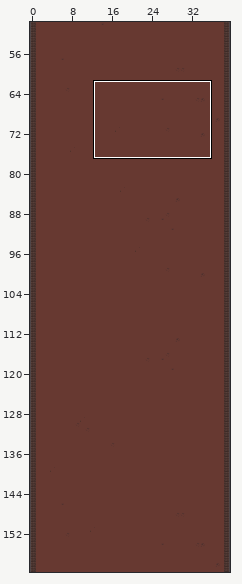
Tiled map -- assets/maps/level2.tmx. Above: a wide view before the commit, with the close-up outlined.
Close-up. Before:
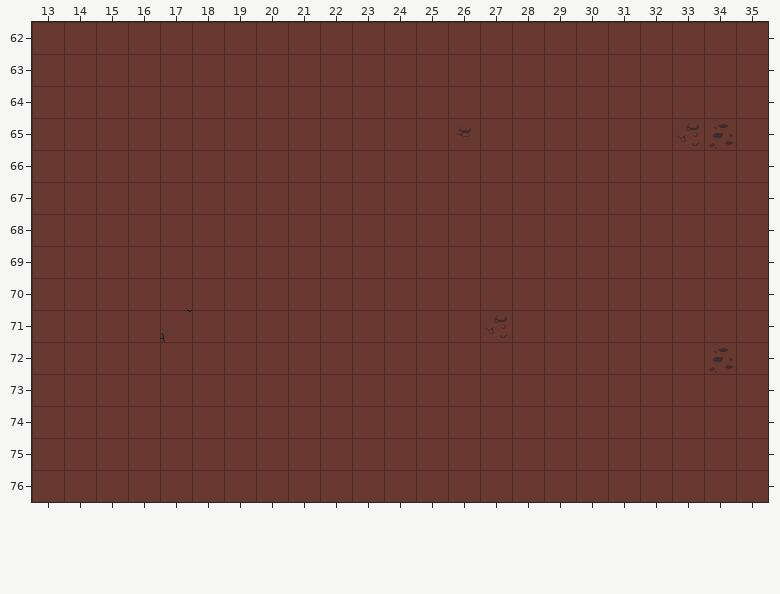
Cells are 32x32 px. Shown: x 13..35, y 62..76. The commit also changed other parts of the map, which this record leaves out.
Once edited:
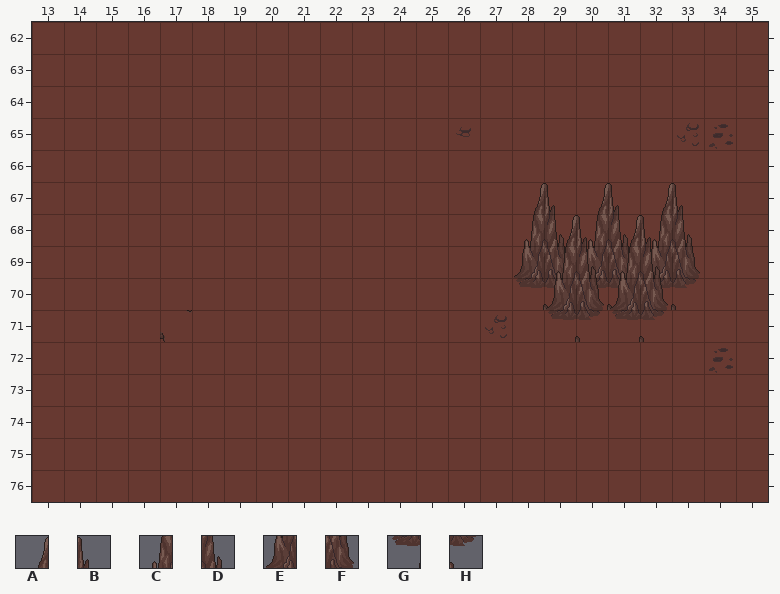
Key: from "assets-all": A 57, B 58, C 71, D 72, E 85, F 86, G 99, H 100.
_ is an empty cell, . an unchanged one.
The edit:
--- layer "Ground"
@@ x 28..33 @@
-67 ______
-68 ______
-69 ______
-70 ______
+67 ABABAB
+68 CDCDCD
+69 EFEFEF
+70 GHGHGH
--- layer "Decor"
@@ x 29..32 @@
-68 ____
-69 ____
-70 ____
-71 ____
+68 ABAB
+69 CDCD
+70 EFEF
+71 GHGH
Changed places in both close-ups, as pixel boxes (x1, y1, x2, y2):
added: (514, 183, 700, 342)
